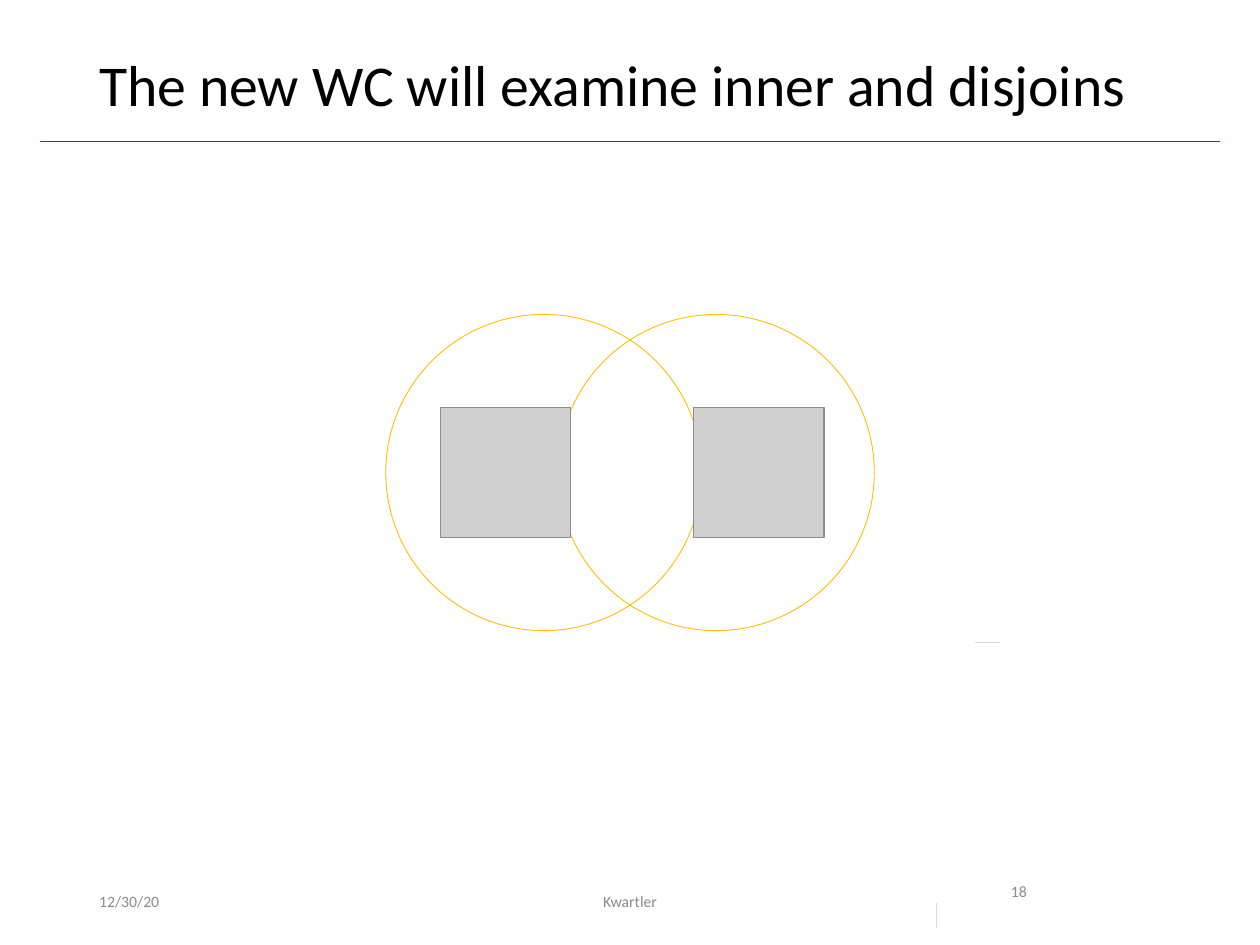
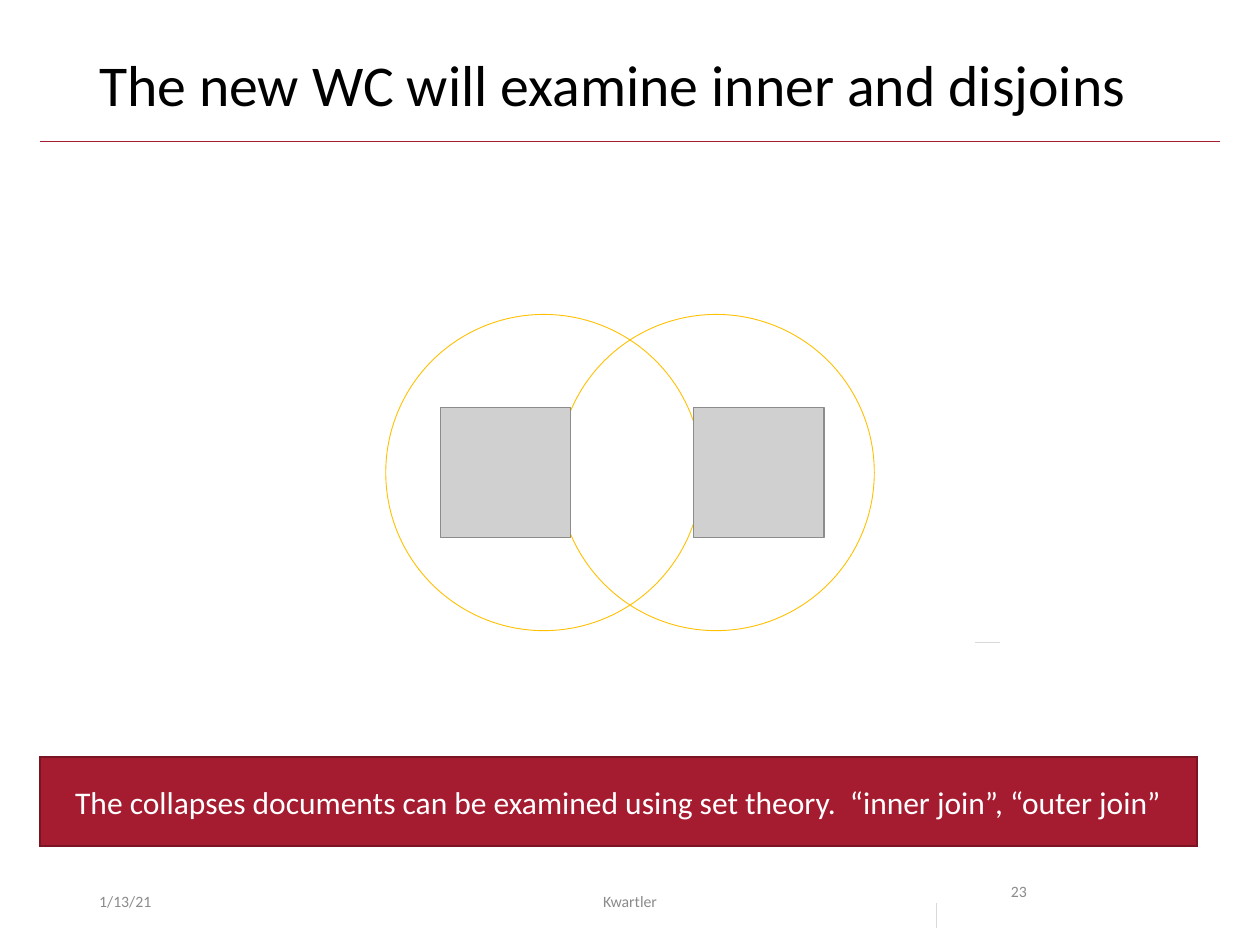
Before and after one commit to kwartler/hult_NLP_student, a slide deck: slide 23 of lessons/class3/Class3C_wordclouds.pptx (slide 18 before the commit). Drawn at 1260x945 pixels with LibreOffice and Linux fonts; fonts in the diff are those of the drawing; grey boxes stand for pictures. Boxes give left, top, right and bottom in pixels: in the first picture for what was removed or moved away, otherwise in the second. Text is boxed around its words. In the diff, an @@ line names an element or a change of style, - is before the commit and + after.

```diff
--- a/lessons/class3/Class3C_wordclouds.pptx
+++ b/lessons/class3/Class3C_wordclouds.pptx
@@ rectangle added at (x1=40, y1=757, x2=1197, y2=847), fill #A51C30, outline #7A1524 1 pt, 18 pt, text #FFFFFF @@
+The collapses documents can be examined using set theory. “inner join”, “outer join”
@@ text at (x1=99, y1=896, x2=151, y2=908): text changed @@
-12/30/20
+1/13/21
@@ page number at (x1=1011, y1=887, x2=1027, y2=897): text changed @@
-18
+23
```
Also in this commit, not shown: 28 other slides changed, 5 slides added, 3 other files.
